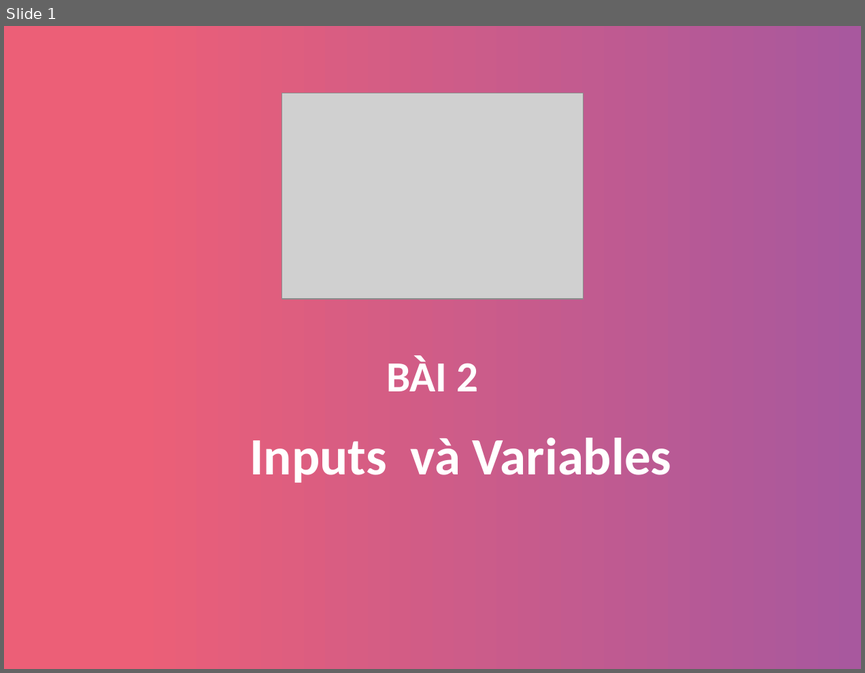
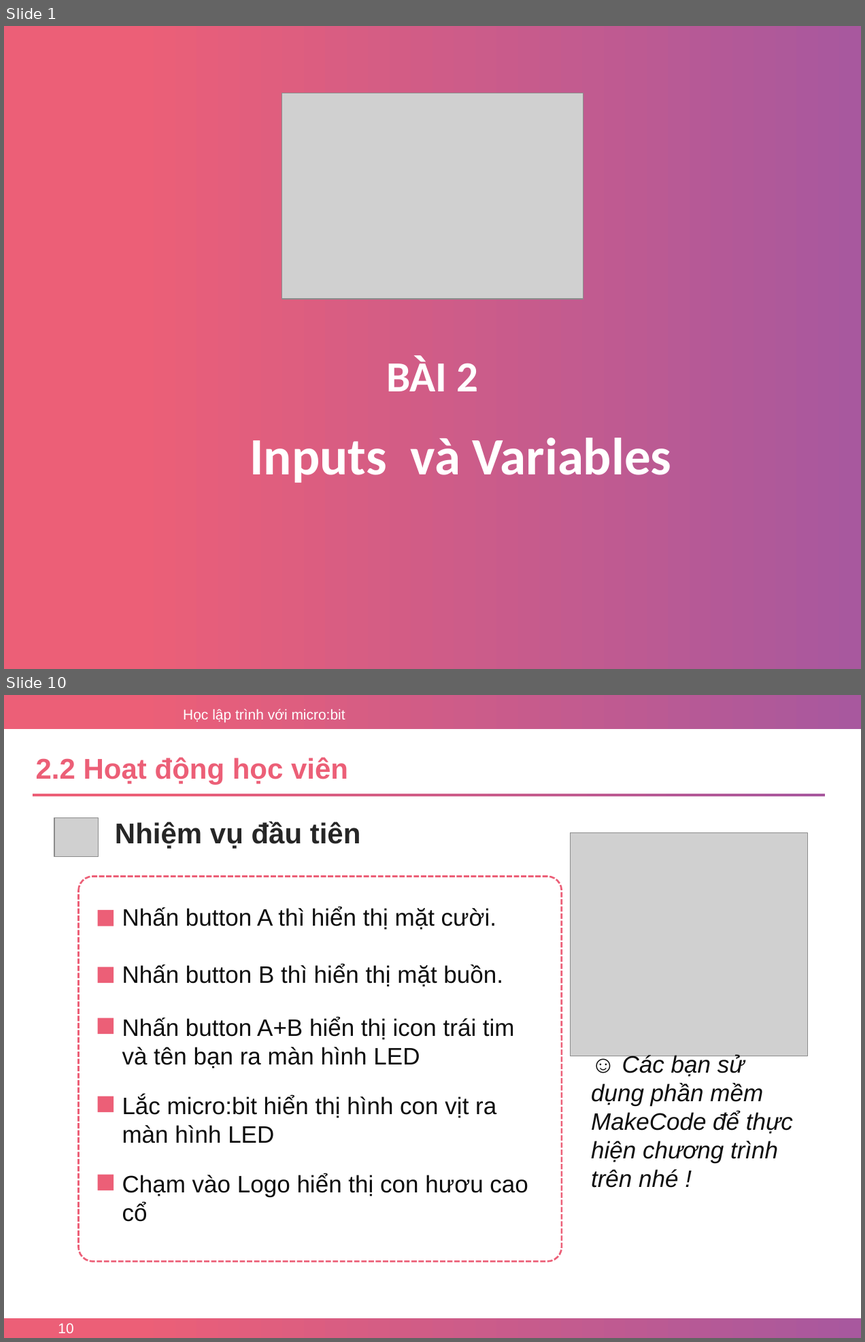
Before and after one commit to nhannn87dn/Learn-microbit, a slide deck: Lessions/Bai-02-Inputs-and-Variables/2.Bai-02-Inputs-and-Variables-p1.pptx. Shown one above the other, each under a label of ours: slide 1 before the commit, slides 1 and 10 after it; the slides between them are not shown. The pictures are 865x673 and 865x1342 pixels, drawn with LibreOffice and Linux fonts; fonts in the diff are those of the drawing; grey boxes stand for pictures; background and template pictures are left out. Boxes give left, top, right and bottom in pixels: in the first picture for what was removed or moved away, otherwise in the second. Text is boxed around its words. In the diff, an @@ line names an element or a change of style, - is before the commit and + after.

```diff
--- a/Lessions/Bai-02-Inputs-and-Variables/2.Bai-02-Inputs-and-Variables-p1.pptx
+++ b/Lessions/Bai-02-Inputs-and-Variables/2.Bai-02-Inputs-and-Variables-p1.pptx
@@ slide 10 added at bbox=[4, 695, 861, 1338], background #FFFFFF; not listed: 1 template element that a slide beside it also shows @@
@@ text added at bbox=[183, 709, 345, 723], 12 pt, text #FFFFFF @@
+Học lập trình với micro:bit
@@ text added at bbox=[36, 757, 348, 784], 24 pt, text #EC5F77, bold @@
+2.2 Hoạt động học viên
@@ rectangle added at bbox=[33, 794, 825, 796], fill gradient #EC5F77 to #A8589E @@
@@ picture added at bbox=[54, 817, 99, 856] @@
@@ text added at bbox=[115, 821, 361, 849], 24 pt, text #262626, bold @@
+Nhiệm vụ đầu tiên
@@ picture added at bbox=[570, 833, 808, 1055] @@
@@ rounded rectangle added at bbox=[79, 877, 562, 1261], outline #EC5F77 1.5 pt dashed @@
@@ rectangle added at bbox=[97, 910, 113, 926], fill #EC5F77 @@
@@ text added at bbox=[122, 906, 496, 930], 20 pt, text #0D0D0D @@
+Nhấn button A thì hiển thị mặt cười.
@@ rectangle added at bbox=[97, 966, 113, 983], fill #EC5F77 @@
@@ text added at bbox=[122, 963, 503, 987], 20 pt, text #0D0D0D @@
+Nhấn button B thì hiển thị mặt buồn.
@@ rectangle added at bbox=[97, 1018, 113, 1034], fill #EC5F77 @@
@@ text added at bbox=[122, 1017, 515, 1068], 20 pt, text #0D0D0D @@
+Nhấn button A+B hiển thị icon trái tim và tên bạn ra màn hình LED
@@ text added at bbox=[591, 1053, 793, 1187], 20 pt, text #0D0D0D, italic @@
+☺ Các bạn sử dụng phần mềm MakeCode để thực hiện chương trình trên nhé !
@@ rectangle added at bbox=[97, 1096, 113, 1113], fill #EC5F77 @@
@@ text added at bbox=[122, 1095, 496, 1143], 20 pt, text #0D0D0D @@
+Lắc micro:bit hiển thị hình con vịt ra màn hình LED
@@ rectangle added at bbox=[97, 1174, 113, 1190], fill #EC5F77 @@
@@ text added at bbox=[122, 1173, 528, 1221], 20 pt, text #0D0D0D @@
+Chạm vào Logo hiển thị con hươu cao cổ
@@ rectangle added at bbox=[4, 1318, 861, 1338], fill gradient #EC5F77 to #A8589E @@
@@ page number added at bbox=[58, 1323, 73, 1333], 12 pt, text #FFFFFF @@
+10
```
Also in this commit, not shown: 3 slides changed, 5 other slides added, 2 slides removed, 3 other files.
